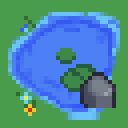
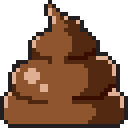
Revision of a layered 128 × 128 image; what changed, layer by layer:
added layer "Layer 27" above "Layer 22 copy 2" over <box>0,0,128,128</box>
hid "Rock" over <box>80,72,116,108</box>
hid "LeafLilly" over <box>60,64,100,96</box>
hid "LilyPad" over <box>56,48,76,64</box>
hid "Water" over <box>8,12,120,120</box>
hid "Layer 14" over <box>24,24,104,108</box>
hid "Layer 15" over <box>48,52,80,92</box>
hid "Flower3" over <box>20,40,92,104</box>
hid "Flower2" over <box>20,20,108,104</box>
hid "Flower1" over <box>24,32,112,116</box>
hid group "DarkGrass" (1st of 2) (2 layers) over <box>0,0,128,128</box>
hid "DarkGrass" (2nd of 2, in "DarkGrass") over <box>16,12,112,120</box>
hid "Layer 12" over <box>0,0,128,128</box>
hid group "LightGrass" (1st of 2) (2 layers) over <box>0,0,128,128</box>
hid "LightGrass" (2nd of 2, in "LightGrass") over <box>16,12,112,120</box>
hid "Layer 11" over <box>0,0,128,128</box>
hid group "SandDirt" (2 layers) over <box>0,0,128,128</box>
hid "Layer 13" over <box>12,4,116,124</box>
hid "Sand" over <box>0,0,128,128</box>
hid "Layer 2" over <box>16,4,108,128</box>
hid "Layer 4" over <box>0,4,128,128</box>
